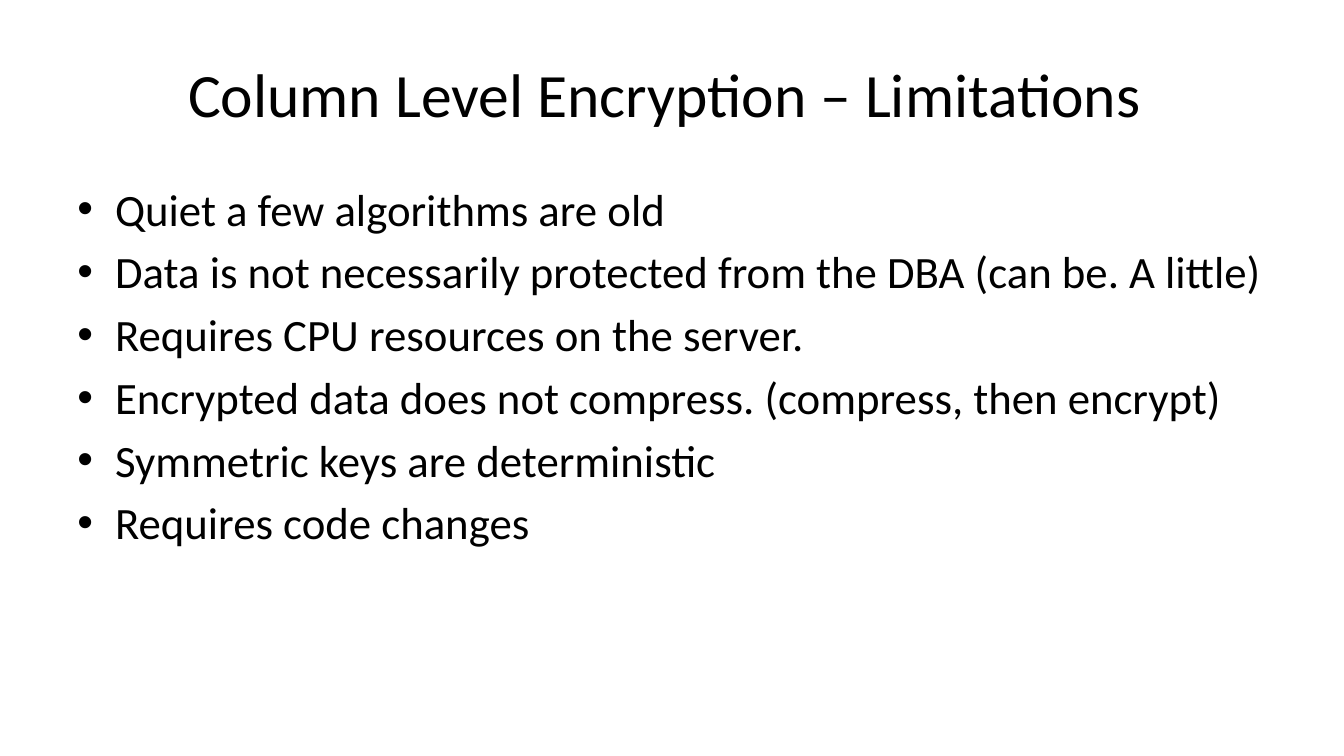
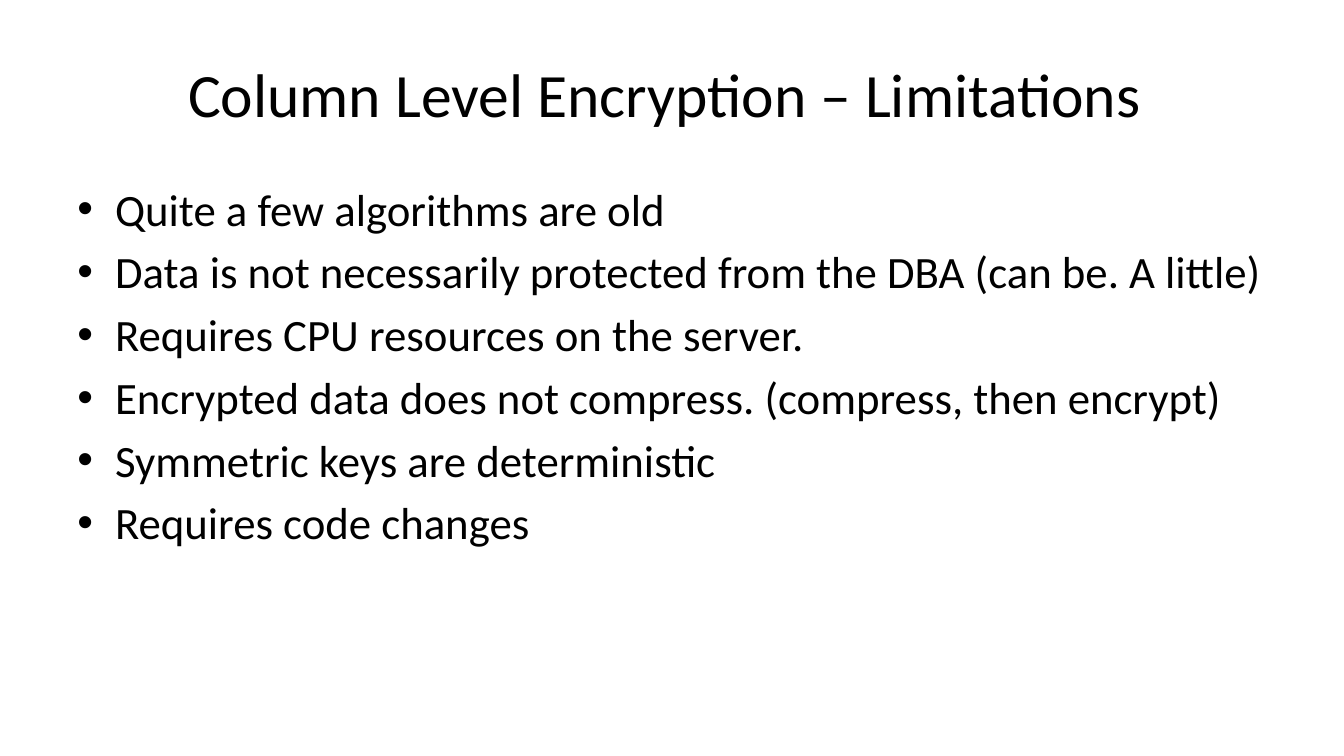
Before and after one commit to way0utwest/EndtoEndEncryptedSQL2016, a slide deck: slide 30 of ATourofSQLServer2016SecurityFeatures.pptx (slide 26 before the commit). Drawn at 1344x756 pixels with LibreOffice and Linux fonts; fonts in the diff are those of the drawing; background and template pictures are left out. Boxes give left, top, right and bottom in pixels: in the first picture for what was removed or moved away, otherwise in the second. Text is boxed around its words. In the diff, an @@ line names an element or a change of style, - is before the commit and + after.

```diff
--- a/ATourofSQLServer2016SecurityFeatures.pptx
+++ b/ATourofSQLServer2016SecurityFeatures.pptx
@@ text at bbox=[115, 195, 664, 234]: text changed @@
-• Quiet a few algorithms are old
+• Quite a few algorithms are old
```
Also in this commit, not shown: 1 other slide changed, 4 other files.
